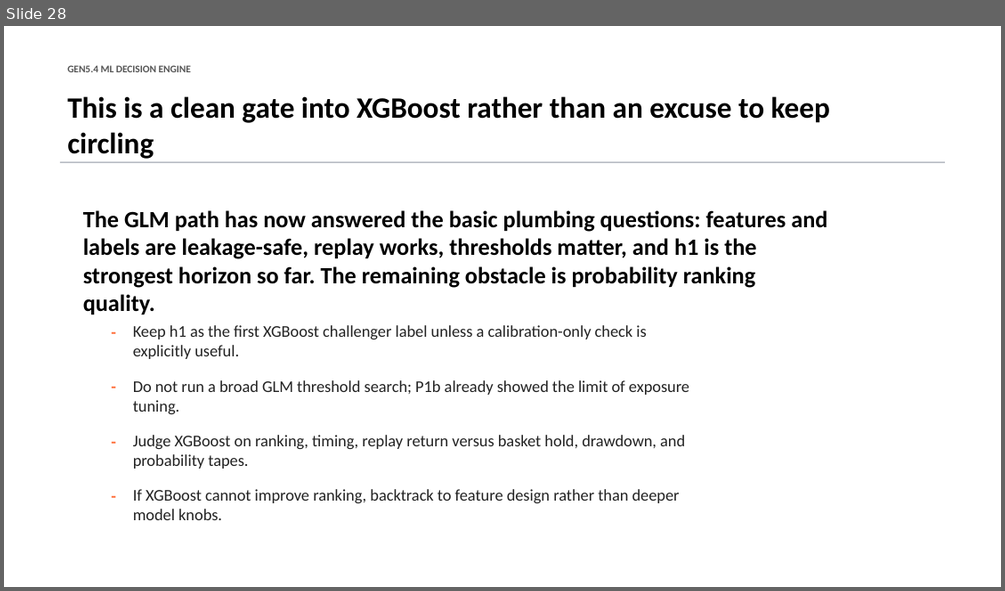
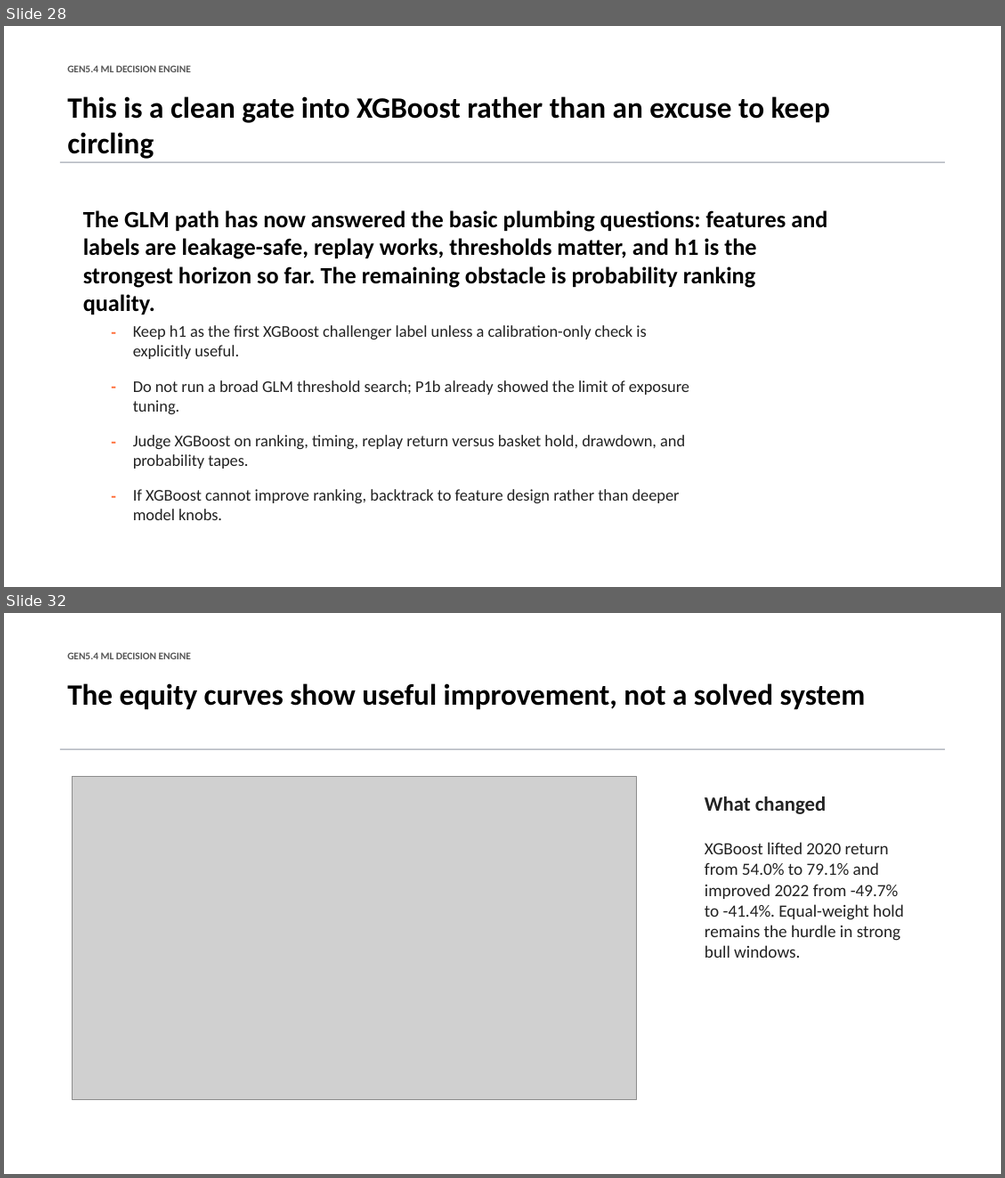
Before and after one commit to Francisc0Franc0/Time-Series-Modeling-Gen5, a slide deck: presentations/gen5_4_ml_decision_engine_incremental_build.pptx. Shown one above the other, each under a label of ours: slide 28 before the commit, slides 28 and 32 after it; the slides between them are not shown. The pictures are 1005x591 and 1005x1178 pixels, drawn with LibreOffice and Linux fonts; fonts in the diff are those of the drawing; grey boxes stand for pictures. Boxes give left, top, right and bottom in pixels: in the first picture for what was removed or moved away, otherwise in the second. Text is boxed around its words. In the diff, an @@ line names an element or a change of style, - is before the commit and + after.

Commit message:
Add Gen5.4 XGBoost challenger

```diff
--- a/presentations/gen5_4_ml_decision_engine_incremental_build.pptx
+++ b/presentations/gen5_4_ml_decision_engine_incremental_build.pptx
@@ slide 32 added at <box>4,613,1001,1174</box>, background #FFFFFF @@
@@ text added at <box>67,652,191,659</box>, 9.8 pt, text #555555, bold @@
+GEN5.4 ML DECISION ENGINE
@@ text added at <box>67,683,866,710</box>, 28.5 pt, text #000000, bold @@
+The equity curves show useful improvement, not a solved system
@@ rectangle added at <box>60,748,945,750</box>, fill #B8BCC4 @@
@@ picture added at <box>72,777,637,1099</box> @@
@@ text added at <box>704,796,825,814</box>, 19.5 pt, text #222222, bold @@
+What changed
@@ text added at <box>704,842,904,957</box>, 16.5 pt, text #222222 @@
+XGBoost lifted 2020 return from 54.0% to 79.1% and improved 2022 from -49.7% to -41.4%. Equal-weight hold remains the hurdle in strong bull windows.
```
Also in this commit, not shown: 7 other slides added, 5 other files.
